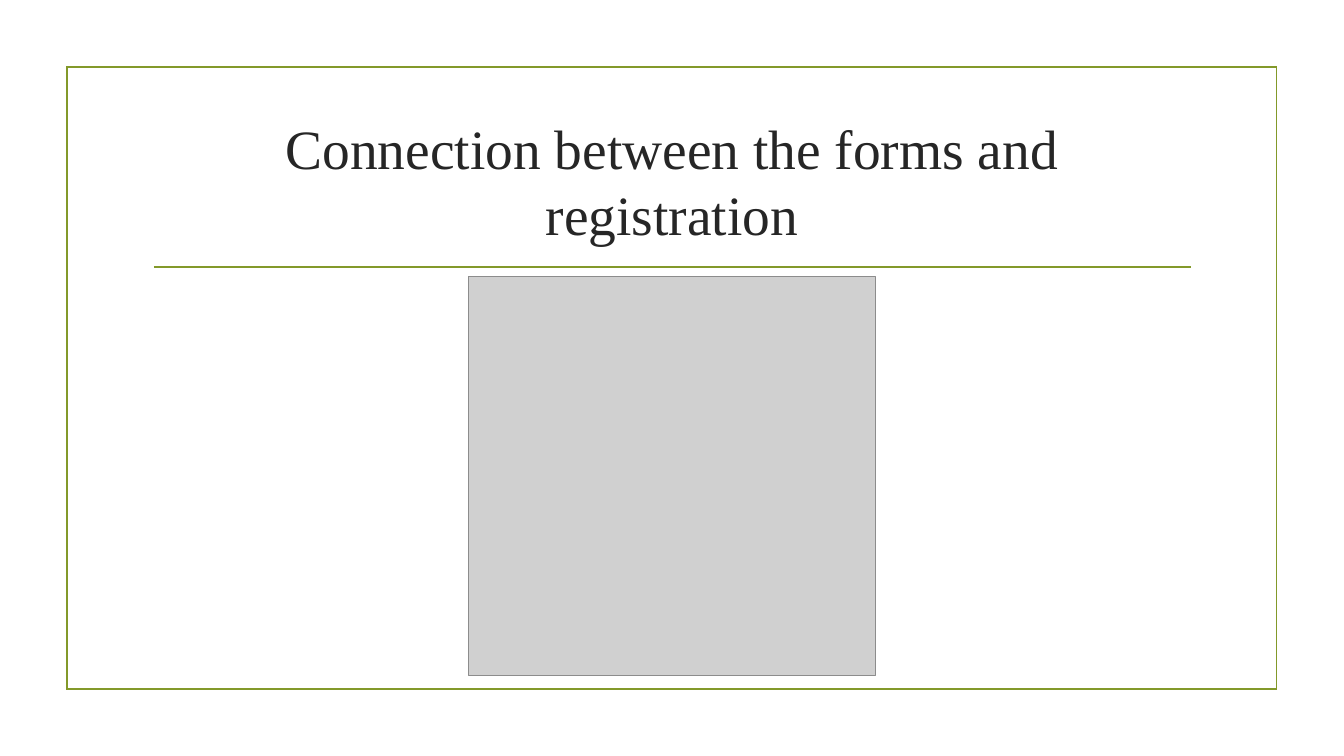
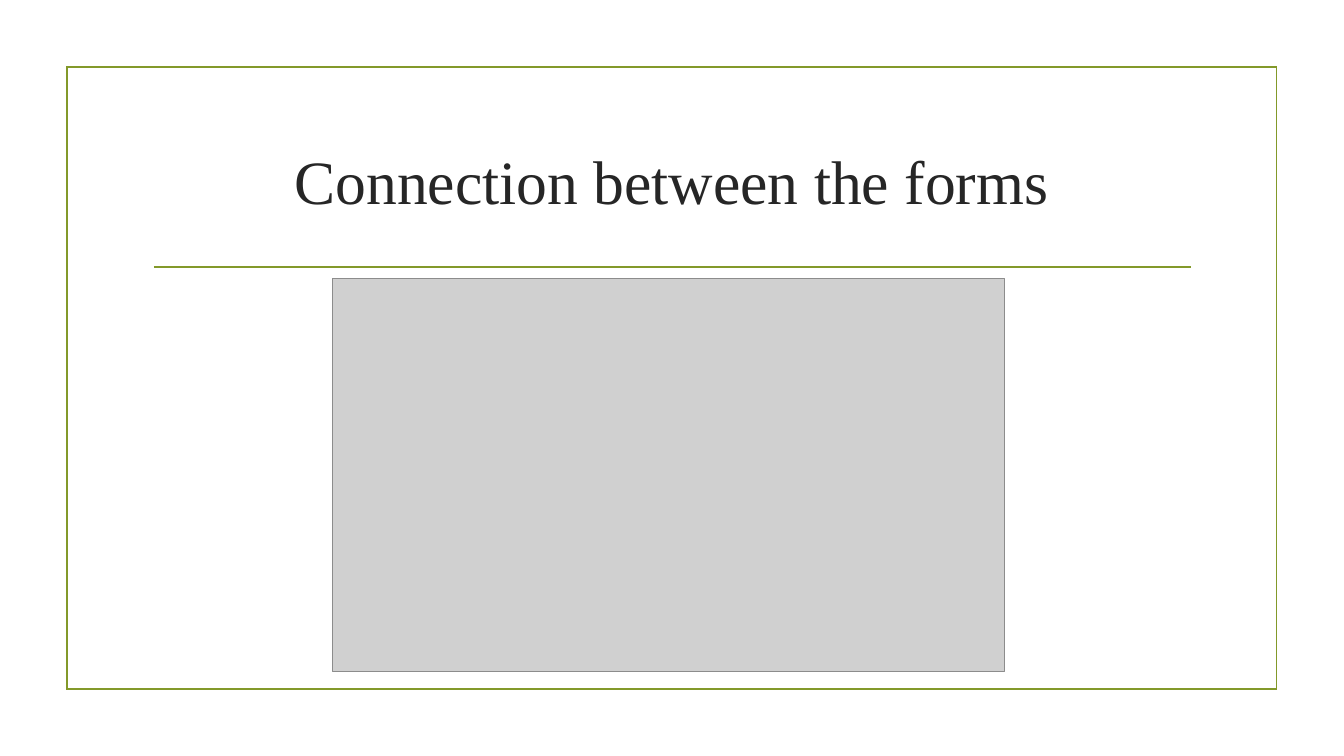
Before and after one commit to ViktorSkachkov/StudentHouse, a slide deck: slide 6 of Presentation/ProjectPresentation.pptx. Drawn at 1344x756 pixels with LibreOffice and Linux fonts; fonts in the diff are those of the drawing; grey boxes stand for pictures; background and template pictures are left out. Boxes give left, top, right and bottom in pixels: in the first picture for what was removed or moved away, otherwise in the second. Text is boxed around its words. In the diff, an @@ line names an element or a change of style, - is before the commit and + after.

```diff
--- a/Presentation/ProjectPresentation.pptx
+++ b/Presentation/ProjectPresentation.pptx
@@ title at bbox=[294, 160, 1049, 205]: text changed; size 39.6 to 44 pt @@
-Connection between the forms and registration
+Connection between the forms
@@ picture: place and size @@
-picture at bbox=[469, 277, 875, 676]
+picture at bbox=[333, 278, 1005, 673]
```
Also in this commit, not shown: 5 other slides changed, 4 slides added.
